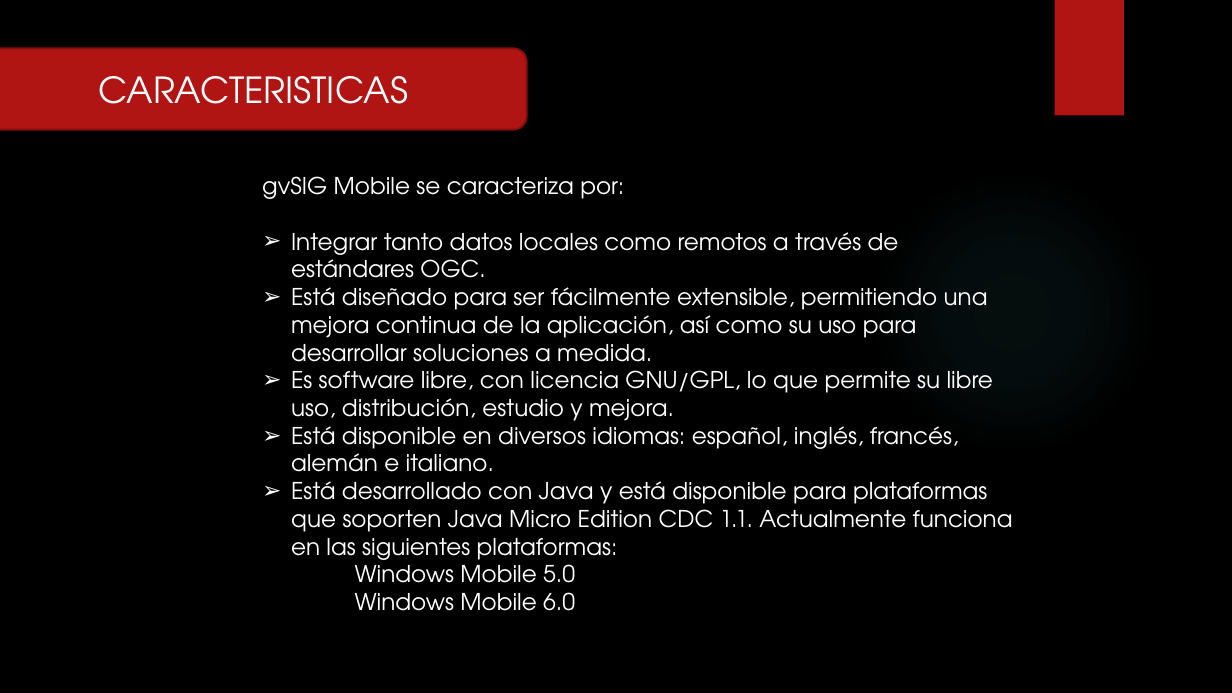
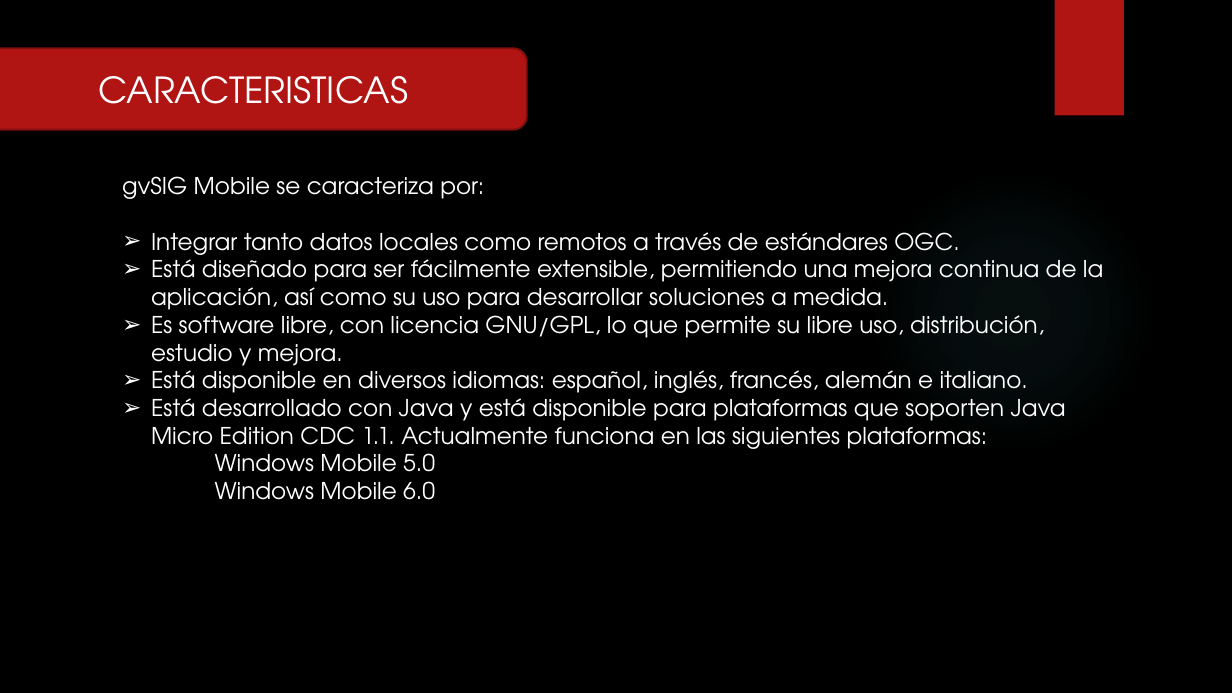
Before and after one commit to RFray/gvSIG, a slide deck: slide 21 of Expo-gvSIG.pptx (slide 11 before the commit). Drawn at 1232x693 pixels with LibreOffice and Linux fonts; fonts in the diff are those of the drawing; background and template pictures are left out. Boxes give left, top, right and bottom in pixels: in the first picture for what was removed or moved away, otherwise in the second. Text is boxed around its words. In the diff, an @@ line names an element or a change of style, - is before the commit and + after.

Commit message:
Asi queda la expo para hoy unos ajustes mas y ya

```diff
--- a/Expo-gvSIG.pptx
+++ b/Expo-gvSIG.pptx
@@ text "gvSIG Mobile se caracteriza por:" rewrapped from (262,176,1013,611) to (122,176,1103,500) @@
```
Also in this commit, not shown: 4 other slides changed, 10 slides added.
